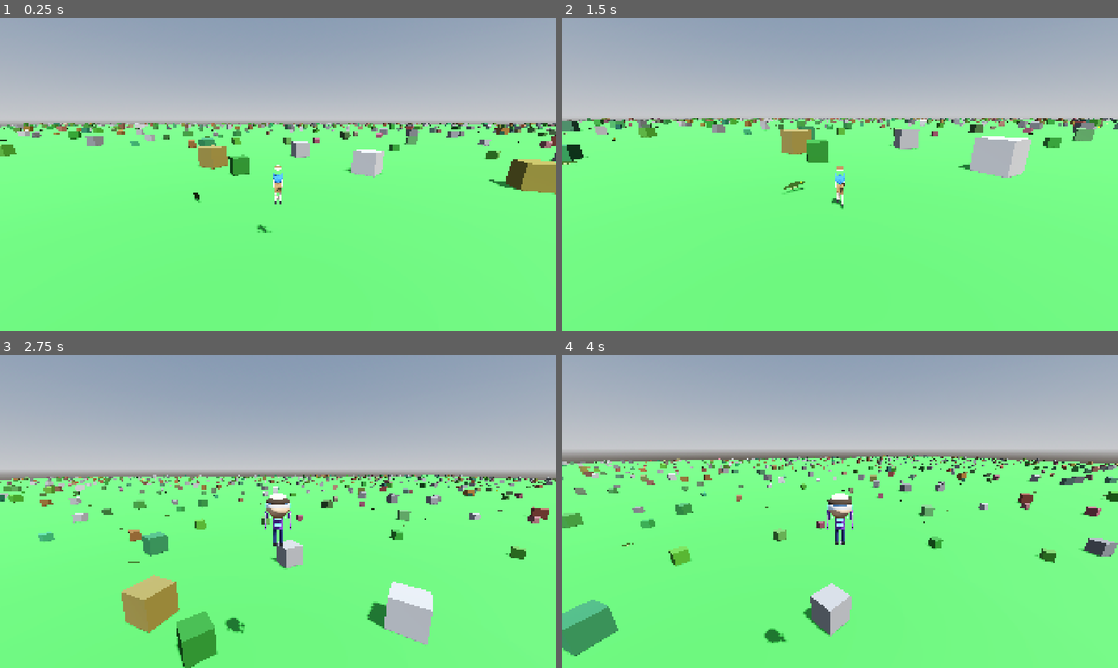
Above: before the commit, frames 1-4 (two rows, left to right).
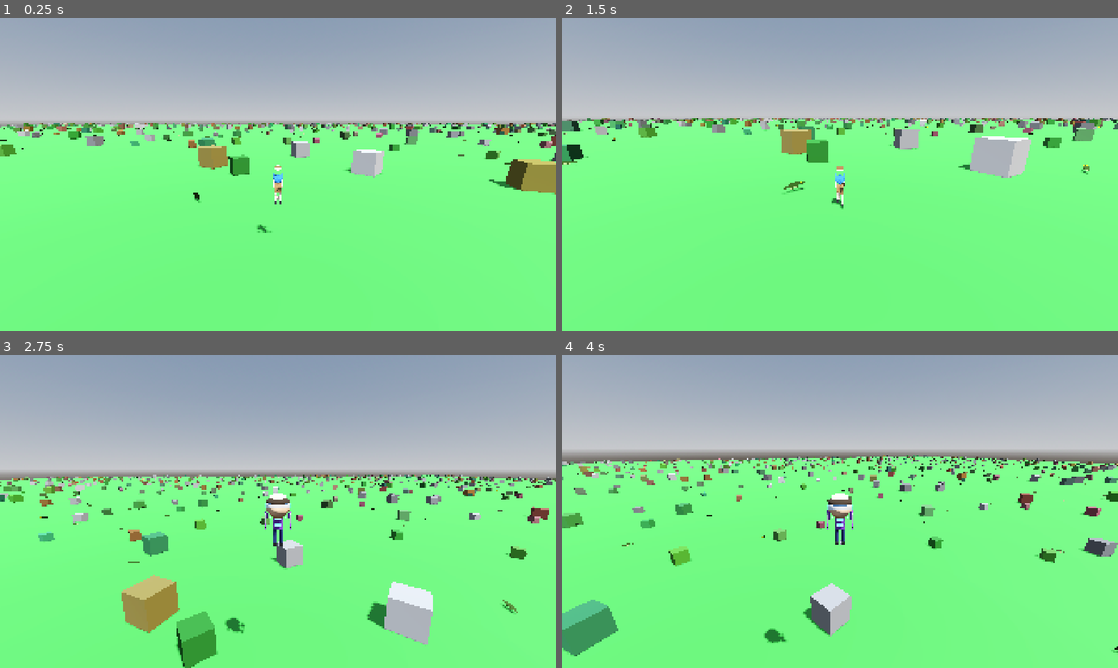
Above: after the commit, the same moments.

Repository: korjavin/godot-test1
Game: Godot game, scene res://scenes/main.tscn
The game is run twice, just before and just after one commit, with the same random seed, the same clock (stepped at 60 frames per second) and the same inputs.
Inputs (mouse positions are in pixels of both pictures, inside the frame that each line leads up to):
- Up to frame 1 (0.25 s): no input
- Up to frame 2 (1.5 s): move the mouse to (867, 174) at 0.52 s; hold Ctrl (duck) 0.53-1.28 s; hold W (move_forward) from 0.53 s (still down); tap Space (jump) at 0.77 s; move the mouse to (812, 174) at 1.27 s; tap Shift (run) at 1.35 s
- Up to frame 3 (2.75 s): keep holding W (move_forward); tap Space (jump) at 1.52 s; move the mouse to (289, 505) at 2.02 s; hold E (switch_character) from 2.03 s (still down)
- Up to frame 4 (4 s): keep holding W (move_forward); move the mouse to (834, 517) at 2.77 s; release E (switch_character) at 2.78 s; tap Ctrl (duck) at 2.85 s; tap Space (jump) at 3.02, 3.77 s; move the mouse to (878, 514) at 3.52 s; hold Shift (run) from 3.53 s (still down)

The runs differ from the first frame. In frame 1, less than 0.1% of the frame differs, in the area x 3-93%, y 34-47%; in frame 2, less than 0.1%; in frame 3, 0.1%, in the area x 0-95%, y 38-83%; in frame 4, less than 0.1%.

Commit message:
Increase crocodile density and clear them on respawn
Double crocodiles_per_chunk (5->10) and tighten min spacing (8->3) for a
more dangerous field. Add SPAWN_SAFE_RADIUS + clear_nearby_crocodiles()
so reset_position() frees crocodiles near spawn, preventing instant
re-death after respawn.

Diff:
--- a/scripts/endless_terrain.gd
+++ b/scripts/endless_terrain.gd
@@ -49,10 +49,10 @@
 
 ## Number of crocodiles to spawn per chunk
 ## Higher values = more dangerous terrain!
-@export var crocodiles_per_chunk: int = 5
+@export var crocodiles_per_chunk: int = 10
 
 ## Minimum distance between crocodiles (in meters)
-@export var min_crocodile_spacing: float = 8.0
+@export var min_crocodile_spacing: float = 3.0
 
 # ============================================================================
 # SECTION 2: INTERNAL STATE
--- a/scripts/player_controller.gd
+++ b/scripts/player_controller.gd
@@ -66,6 +66,9 @@
 ## Camera pitch limits (prevents camera from flipping over)
 const CAMERA_PITCH_MIN: float = -60.0  # Looking down limit (degrees)
 const CAMERA_PITCH_MAX: float = 60.0   # Looking up limit (degrees)
+
+## Safe spawn radius - crocodiles within this distance will be removed on respawn
+const SPAWN_SAFE_RADIUS: float = 25.0
 
 # ============================================================================
 # SECTION 4: STATE VARIABLES
@@ -572,8 +575,14 @@
 	Reset the player to the spawn position.
 	Called when the player dies (e.g., hit by a crocodile).
 	"""
+	# Define spawn point
+	var spawn_point = Vector3(0, 2, 0)
+
+	# Clear any crocodiles near the spawn point
+	clear_nearby_crocodiles(spawn_point)
+
 	# Reset position to spawn point
-	global_position = Vector3(0, 2, 0)
+	global_position = spawn_point
 
 	# Reset velocity to prevent carrying momentum
 	velocity = Vector3.ZERO
@@ -589,3 +598,24 @@
 	is_running = false
 
 	print("Player position reset - respawned at spawn point")
+
+
+func clear_nearby_crocodiles(spawn_point: Vector3) -> void:
+	"""
+	Remove all crocodiles within SPAWN_SAFE_RADIUS of the spawn point.
+	Prevents instant death after respawning.
+
+	@param spawn_point: The position to check distance from
+	"""
+	var crocodiles = get_tree().get_nodes_in_group("crocodile")
+	var removed_count = 0
+
+	for crocodile in crocodiles:
+		if crocodile is Node3D:
+			var distance = spawn_point.distance_to(crocodile.global_position)
+			if distance <= SPAWN_SAFE_RADIUS:
+				crocodile.queue_free()
+				removed_count += 1
+
+	if removed_count > 0:
+		print("Cleared %d crocodile(s) near spawn point" % removed_count)
